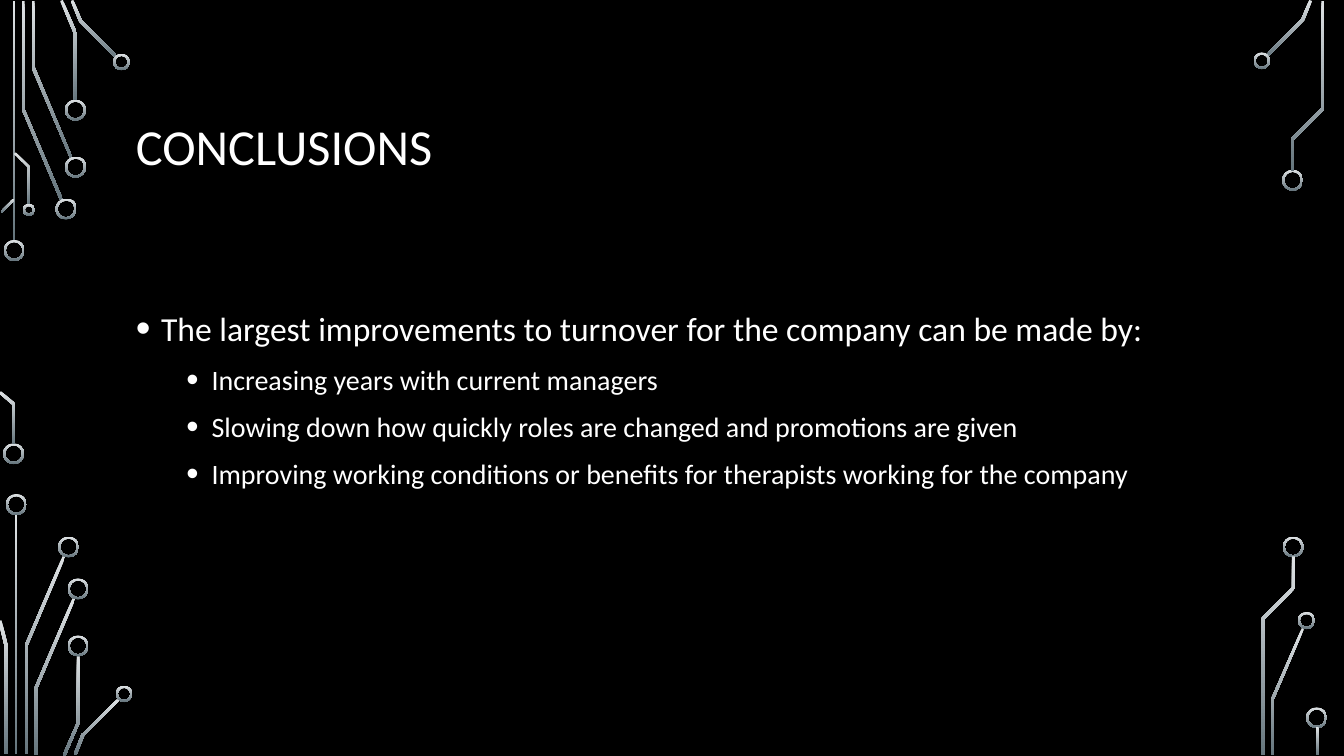
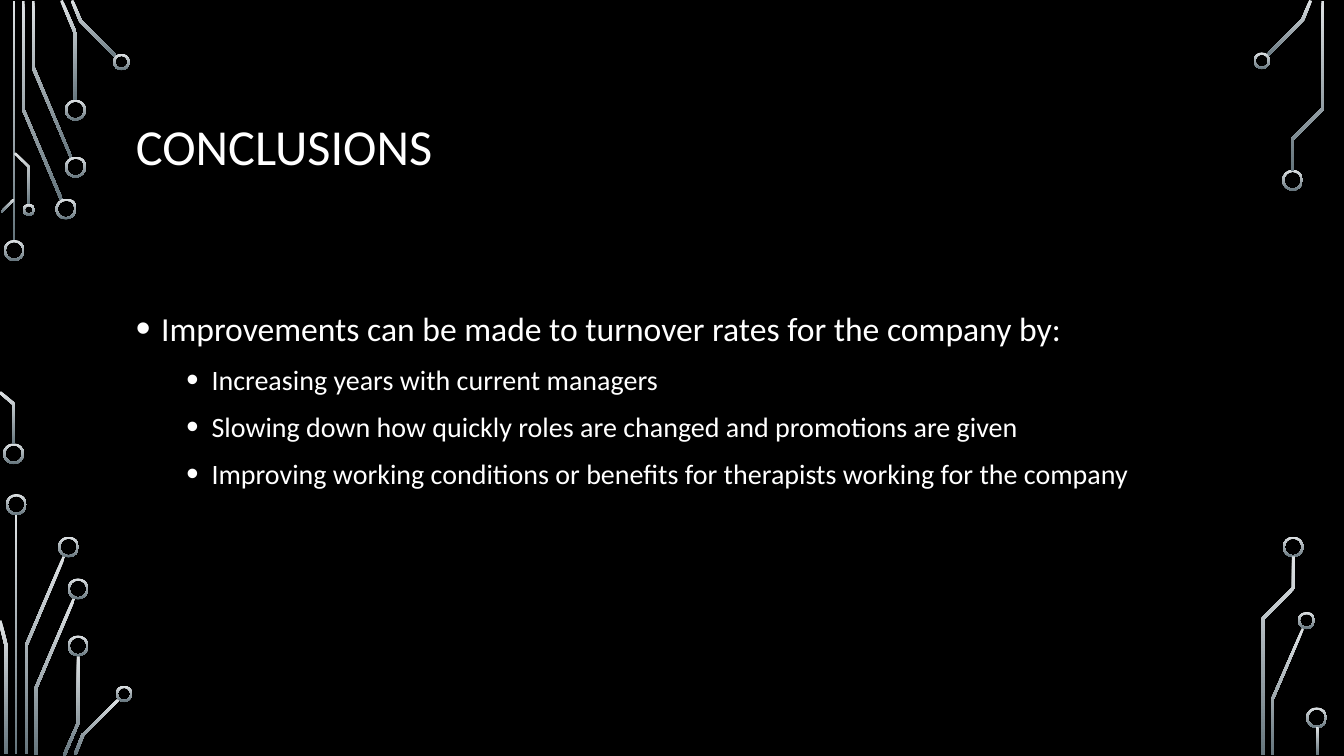
Before and after one commit to ggunaward/Misc, a slide deck: slide 7 of Vegas_dot_com assessment Powerpoint.pptx. Drawn at 1344x756 pixels with LibreOffice and Linux fonts; fonts in the diff are those of the drawing; background and template pictures are left out. Boxes give left, top, right and bottom in pixels: in the first picture for what was removed or moved away, otherwise in the second. Text is boxed around its words. In the diff, an @@ line names an element or a change of style, - is before the commit and + after.

Commit message:
Text and link updates to powerpoint.

```diff
--- a/Vegas_dot_com assessment Powerpoint.pptx
+++ b/Vegas_dot_com assessment Powerpoint.pptx
@@ text at (161, 317, 1061, 347): text changed @@
-• The largest improvements to turnover for the company can be made by:
+• Improvements can be made to turnover rates for the company by:
```
Also in this commit, not shown: 5 other slides changed.
